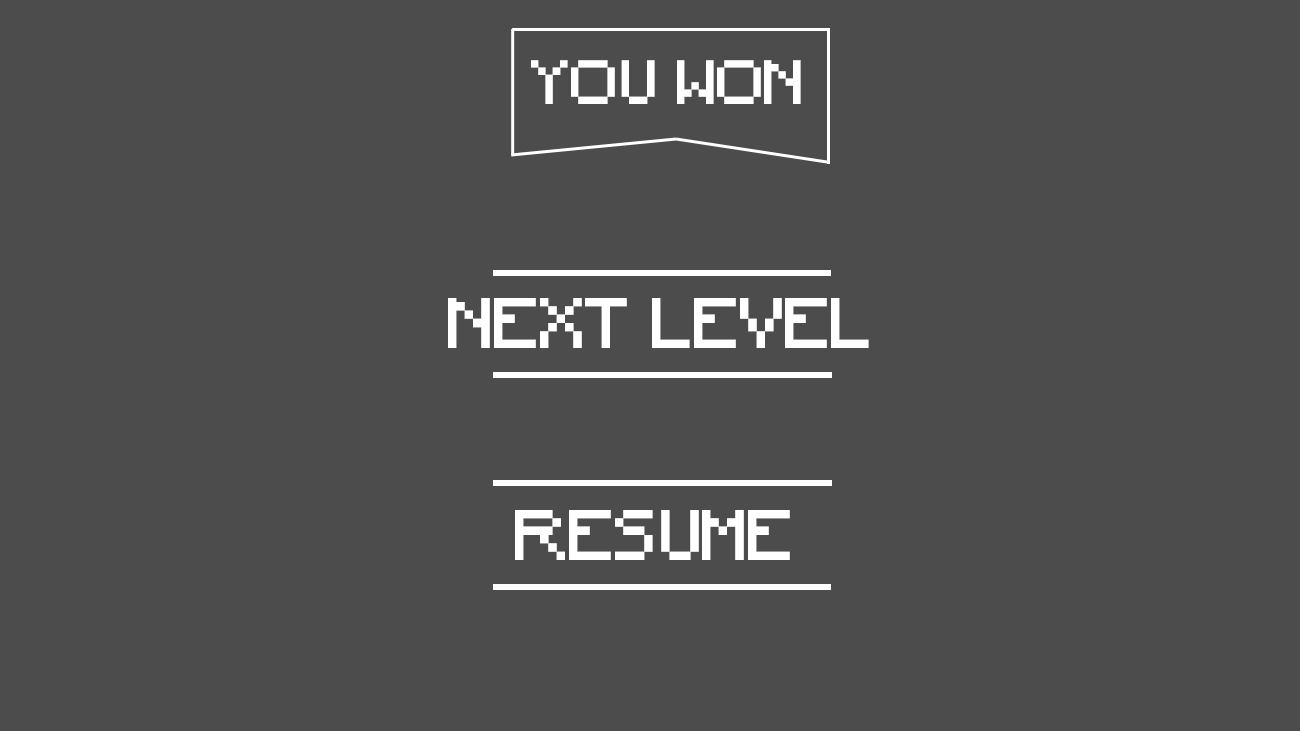
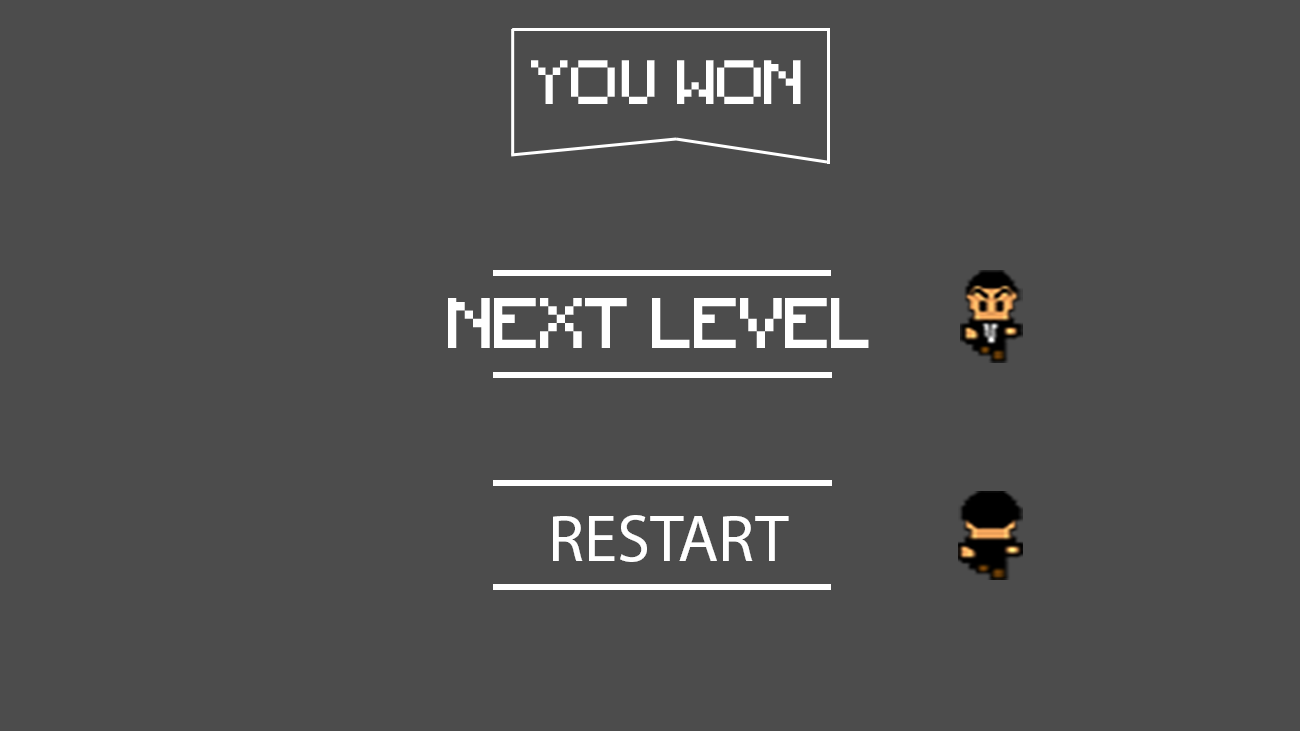
Two versions of the same layered image (w=1300, h=731). Layer-by-layer changes:
renamed "RESUME" to "RESTART", painted on it over <box>515,510,790,562</box>
added layer "carlos_back" above "NEXT LEVEL" over <box>958,491,1023,580</box>
added layer "carlos_face" above "Calque 1" over <box>960,270,1023,363</box>
